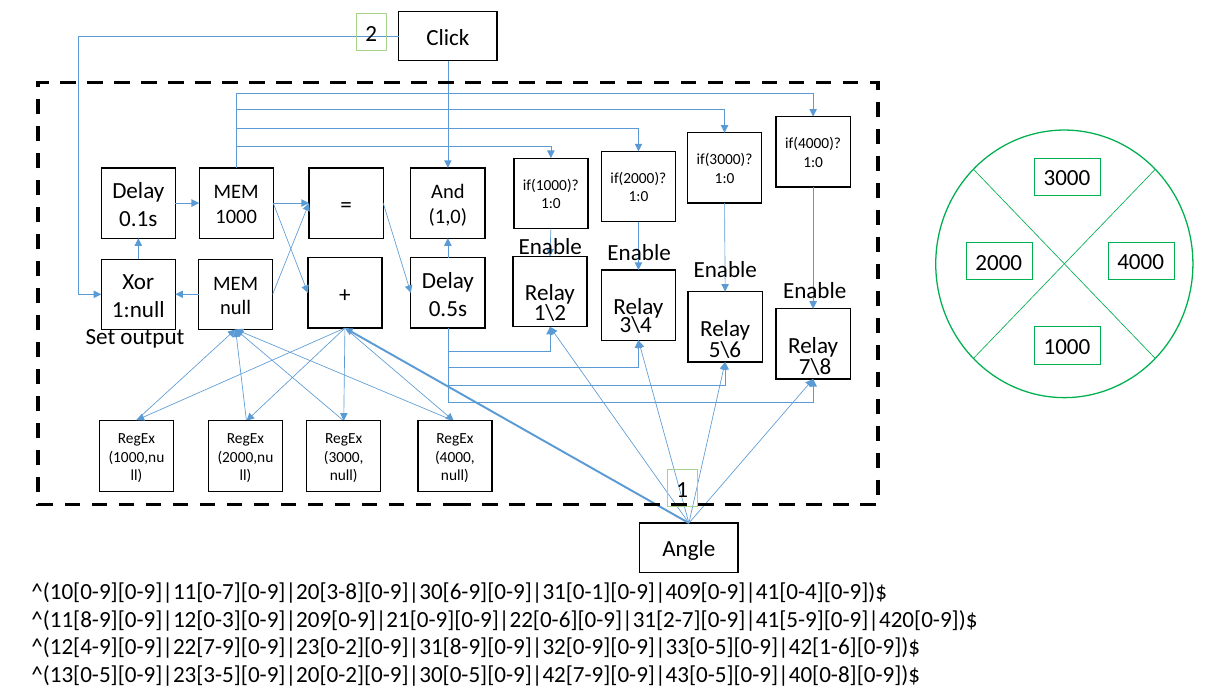
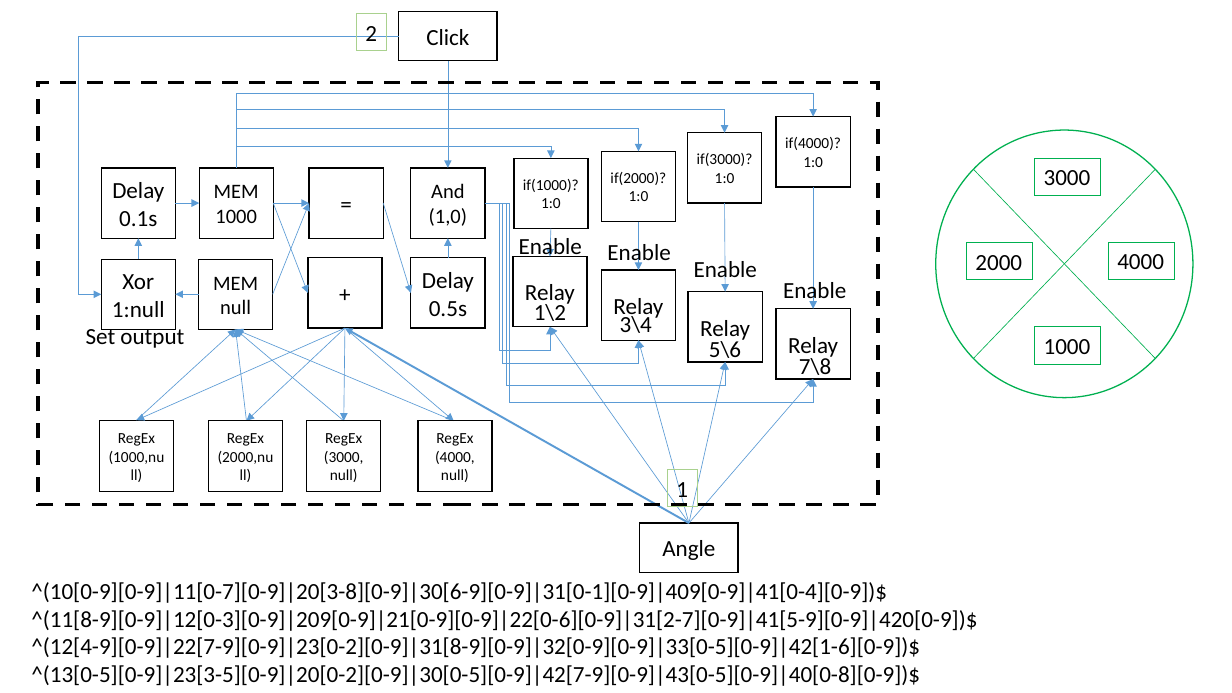
Before and after one commit to panhao4812/GameTools, a slide deck: slide 5 of BaroAngEditor/BaroAngEditor/mods/Lines.pptx. Drawn at 1232x693 pixels with LibreOffice and Linux fonts; fonts in the diff are those of the drawing. Boxes give left, top, right and bottom in pixels: in the first picture for what was removed or moved away, otherwise in the second. Text is boxed around its words. In the diff, an @@ line names an element or a change of style, - is before the commit and + after.

```diff
--- a/BaroAngEditor/BaroAngEditor/mods/Lines.pptx
+++ b/BaroAngEditor/BaroAngEditor/mods/Lines.pptx
@@ elbow arrow moved from (448, 328) - (813, 379) to (485, 203) - (813, 379) @@
@@ elbow arrow moved from (448, 328) - (726, 362) to (485, 203) - (726, 362) @@
@@ elbow arrow moved from (448, 328) - (639, 340) to (485, 203) - (639, 340) @@
@@ elbow arrow moved from (448, 328) - (550, 327) to (485, 203) - (550, 327) @@
```
Also in this commit, not shown: 8 other slides changed, 1 slide removed.
